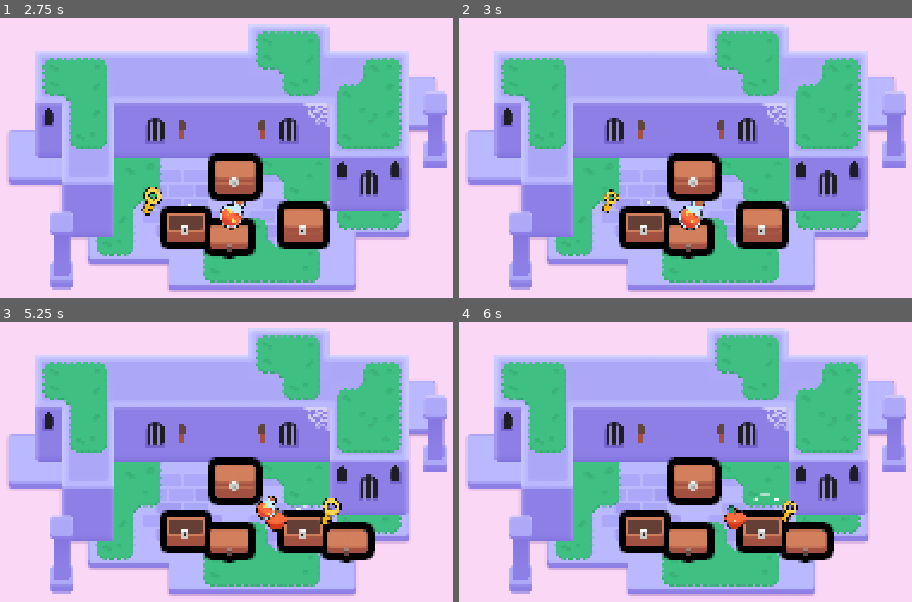
Above: before the commit, frames 1-4 (two rows, left to right).
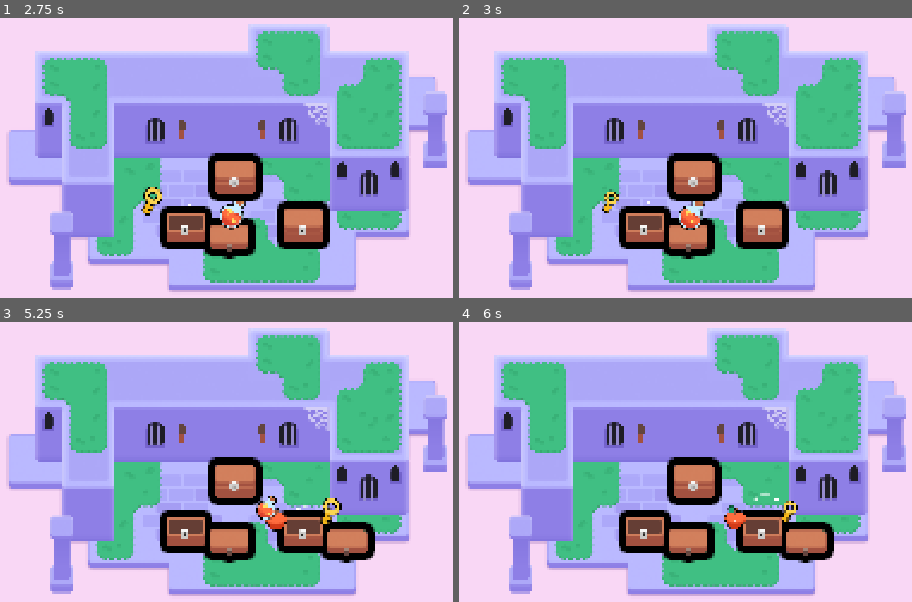
Above: after the commit, the same moments.

Repository: Jasongda/M6-Looting
Game: Godot game, scene res://lessons/mini_dungeon.tscn
Two runs of this game, one before a commit and one after it. Both use one fixed random seed, a clock stepped at 60 frames per second and the inputs below.
Inputs (mouse positions are in pixels of both pictures, inside the frame that each line leads up to):
- Up to frame 1 (2.75 s): tap Enter at 0.5, 2 s; move the mouse to (262, 130) at 0.52 s; hold D (move_right) 0.53-1.28 s; tap Z at 0.6, 1.35, 2.1 s; click (262, 130) at 0.67 s; tap Space at 0.77, 1.25, 1.52 s; move the mouse to (181, 130) at 1.27 s; hold S (move_down) 1.28-2.03 s; click (181, 130) at 1.42 s; move the mouse to (185, 225) at 2.02 s; hold D (move_right) from 2.03 s (still down); click (185, 225) at 2.17 s
- Up to frame 2 (3 s): move the mouse to (608, 200) at 2.77 s; release D (move_right) at 2.78 s; hold W (move_up) from 2.78 s (still down); tap Z at 2.85 s; click (608, 200) at 2.92 s
- Up to frame 3 (5.25 s): tap Space at 3.02, 3.5, 3.77, 4.52 s; move the mouse to (231, 518) at 3.52 s; release W (move_up) at 3.53 s; hold A (move_left) 3.53-5.03 s; tap Z at 3.6, 4.35, 5.1 s; click (231, 518) at 3.67 s; tap Enter at 4.25 s; move the mouse to (303, 529) at 4.27 s; click (303, 529) at 4.42 s; move the mouse to (276, 515) at 5.02 s; hold S (move_down) from 5.03 s (still down); click (276, 515) at 5.17 s
- Up to frame 4 (6 s): tap Space at 5.75 s; move the mouse to (789, 509) at 5.77 s; release S (move_down) at 5.78 s; hold D (move_right) from 5.78 s (still down); tap Z at 5.85 s; click (789, 509) at 5.92 s

Frame 1 is identical in both runs. In frame 2, 0.1% of the frame differs, in the area x 31-36%, y 61-70%; in frame 3, less than 0.1%; in frame 4, less than 0.1%.

Commit message:
M6L9 Extra Credit Option A(Mild EC) Completed

Diff:
--- a/lessons/items/item.gd
+++ b/lessons/items/item.gd
@@ -21,9 +21,6 @@
 func _input_event(_viewport: Viewport, event: InputEvent, _shape_idx: int) -> void:
 	if event is InputEventMouseButton and event.button_index == MOUSE_BUTTON_LEFT and event.pressed:
 		print("The Condition is True")
-		collect()
-
-func collect() -> void:
-	var _tween := create_tween()
-	_tween.tween_property(self, "scale", Vector2(0, 0), 0.3 )
-	_tween.finished.connect(queue_free)
+		var _tween := create_tween()
+		_tween.tween_property(get_node("Sprite2D"), "scale", Vector2(0,0), 0.3)
+		_tween.finished.connect(queue_free)
